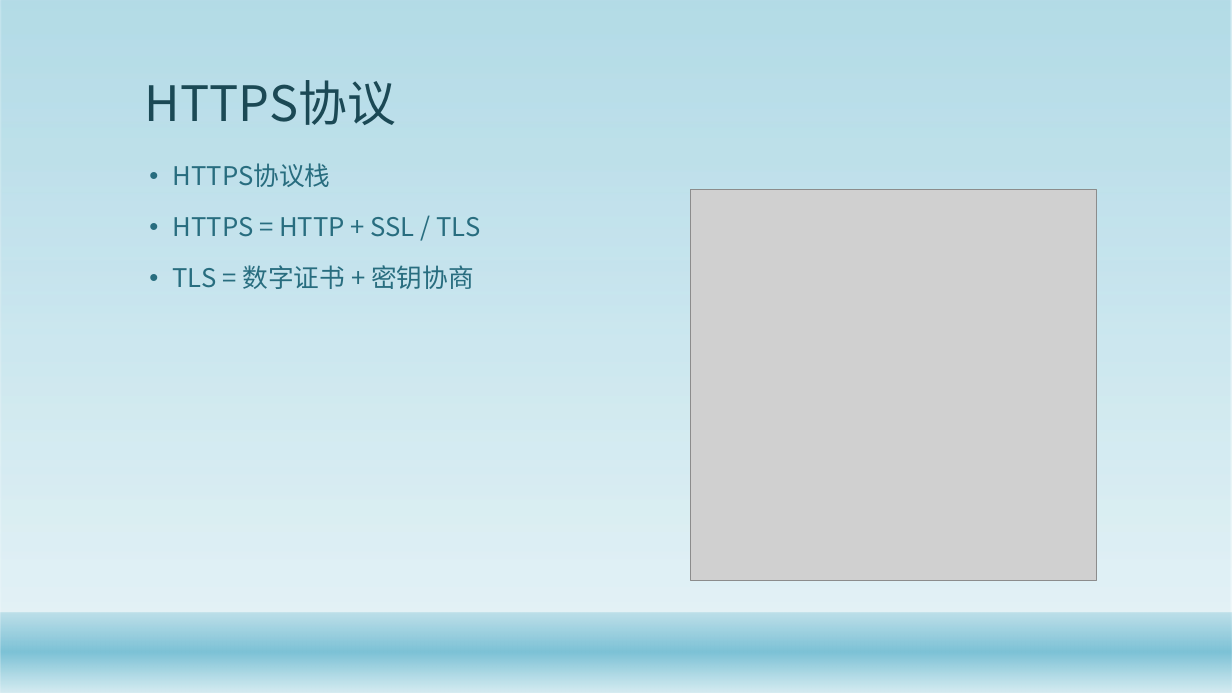
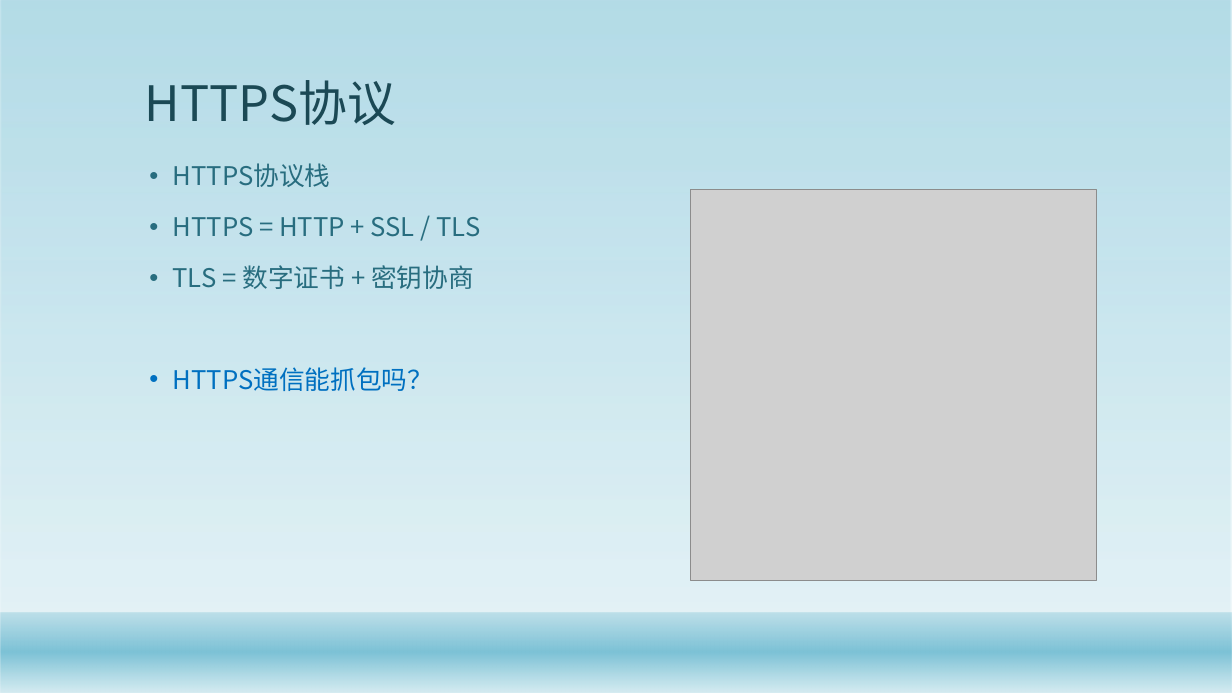
Before and after one commit to gaozhuo/java-security-doc, a slide deck: slide 30 of Java安全架构.pptx. Drawn at 1232x693 pixels with LibreOffice and Linux fonts; fonts in the diff are those of the drawing; grey boxes stand for pictures; background and template pictures are left out. Boxes give left, top, right and bottom in pixels: in the first picture for what was removed or moved away, otherwise in the second. Text is boxed around its words. In the diff, an @@ line names an element or a change of style, - is before the commit and + after.

```diff
--- a/Java安全架构.pptx
+++ b/Java安全架构.pptx
@@ text at (173, 367, 434, 391): paragraph added @@
+• HTTPS通信能抓包吗？
```
Also in this commit, not shown: 6 other slides changed, 2 slides added, 10 slides removed, 2 other files.
